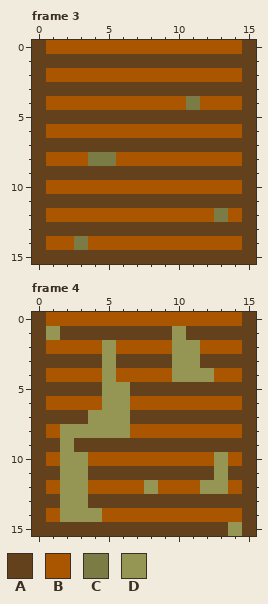
Pixel-art file, stored at art/tileset.aseprite. The picture above is the old version.
16x16 pixels, 5 frames. Shown: frame 3, frame 4. The commit also changed other frames, which this record leaves out.
Visible layers, top first: "Layer 2", "Layer 1".
Palette (. is transparent): A #64411d  B #aa5500  C #7b7b45  D #969654
Pixels before, frame 3, first column x 0:
 0 ABBBBBBBBBBBBBBA
 1 AAAAAAAAAAAAAAAA
 2 ABBBBBBBBBBBBBBA
 3 AAAAAAAAAAAAAAAA
 4 ABBBBBBBBBBCBBBA
 5 AAAAAAAAAAAAAAAA
 6 ABBBBBBBBBBBBBBA
 7 AAAAAAAAAAAAAAAA
 8 ABBBCCBBBBBBBBBA
 9 AAAAAAAAAAAAAAAA
10 ABBBBBBBBBBBBBBA
11 AAAAAAAAAAAAAAAA
12 ABBBBBBBBBBBBCBA
13 AAAAAAAAAAAAAAAA
14 ABBCBBBBBBBBBBBA
15 AAAAAAAAAAAAAAAA
Pixels before, frame 4, first column x 0:
 0 ABBBBBBBBBBBBBBA
 1 ADAAAAAAAADAAAAA
 2 ABBBBDBBBBDDBBBA
 3 AAAAADAAAADDAAAA
 4 ABBBBDBBBBDDDBBA
 5 AAAAADDAAAAAAAAA
 6 ABBBBDDBBBBBBBBA
 7 AAAADDDAAAAAAAAA
 8 ABDDDDDBBBBBBBBA
 9 AADAAAAAAAAAAAAA
10 ABDDBBBBBBBBBDBA
11 AADDAAAAAAAAADAA
12 ABDDBBBBDBBBDDBA
13 AADDAAAAAAAAAAAA
14 ABDDDBBBBBBBBBBA
15 AAAAAAAAAAAAAADA
New version:
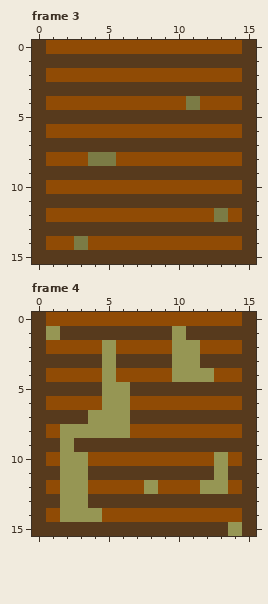
From old to new:
colour A: #64411d -> #573a1d
colour B: #aa5500 -> #904b05
